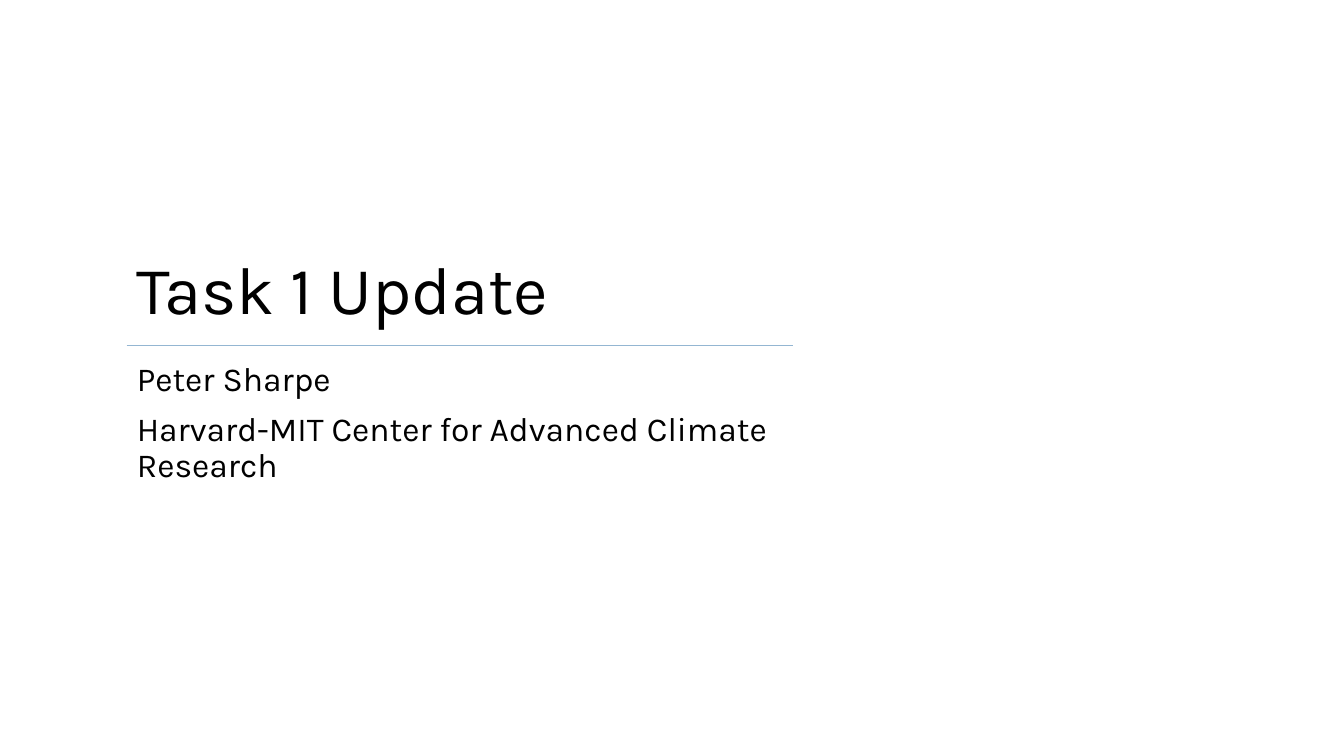
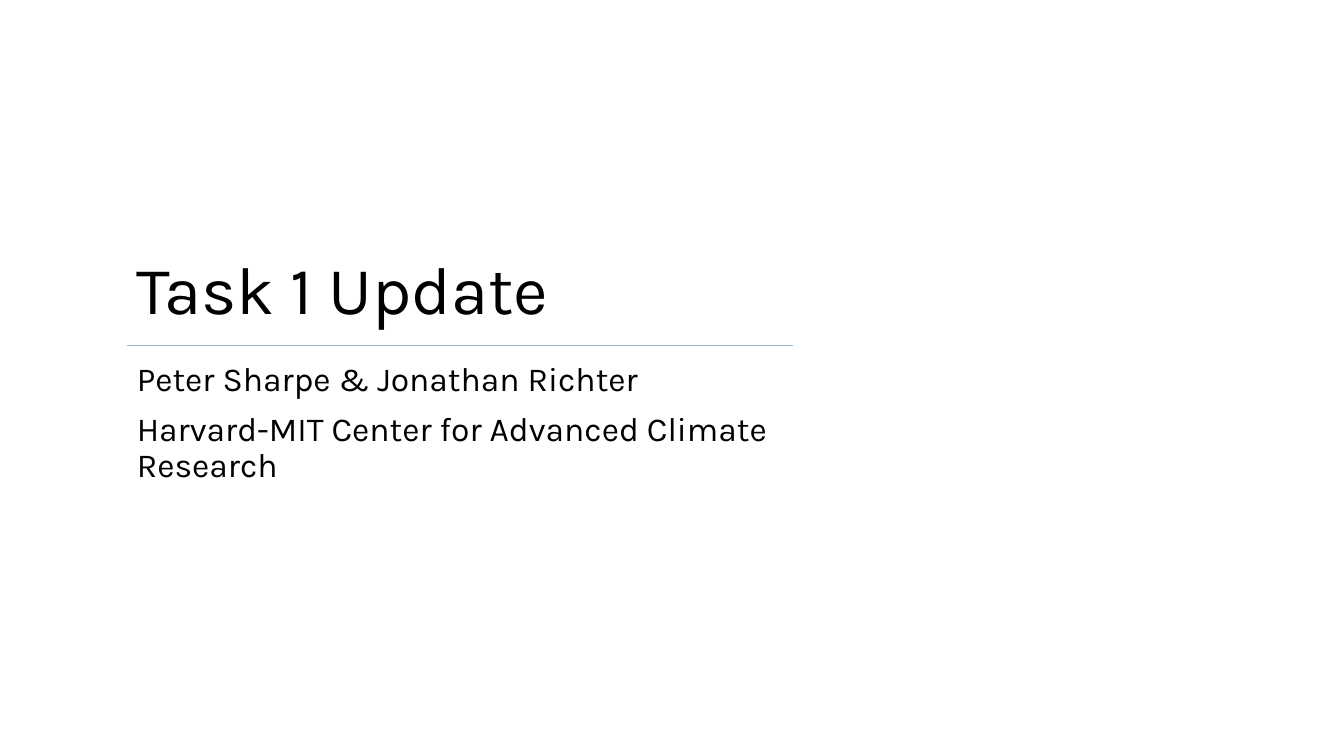
Before and after one commit to peterdsharpe/DawnDesignTool, a slide deck: slide 1 of presentations/2020-6-15 Update.pptx. Drawn at 1344x756 pixels with LibreOffice and Linux fonts; fonts in the diff are those of the drawing; background and template pictures are left out. Boxes give left, top, right and bottom in pixels: in the first picture for what was removed or moved away, otherwise in the second. Text is boxed around its words. In the diff, an @@ line names an element or a change of style, - is before the commit and + after.

```diff
--- a/presentations/2020-6-15 Update.pptx
+++ b/presentations/2020-6-15 Update.pptx
@@ subtitle at [137, 368, 638, 399]: text changed @@
-Peter Sharpe
+Peter Sharpe & Jonathan Richter
```
Also in this commit, not shown: 6 other slides changed, 1 slide added, 14 other files.
